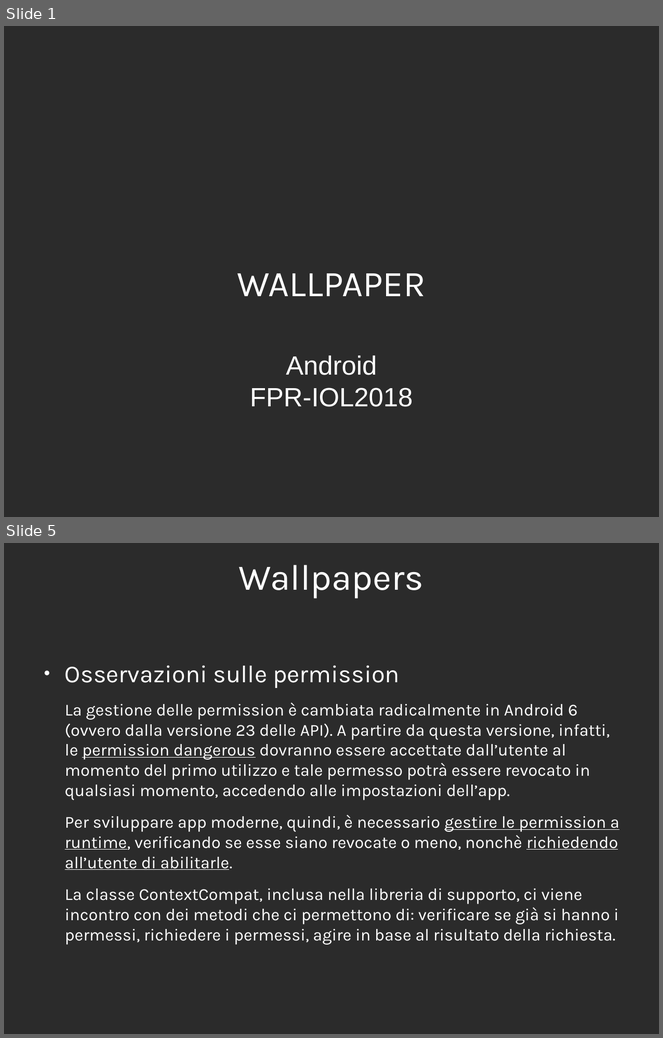
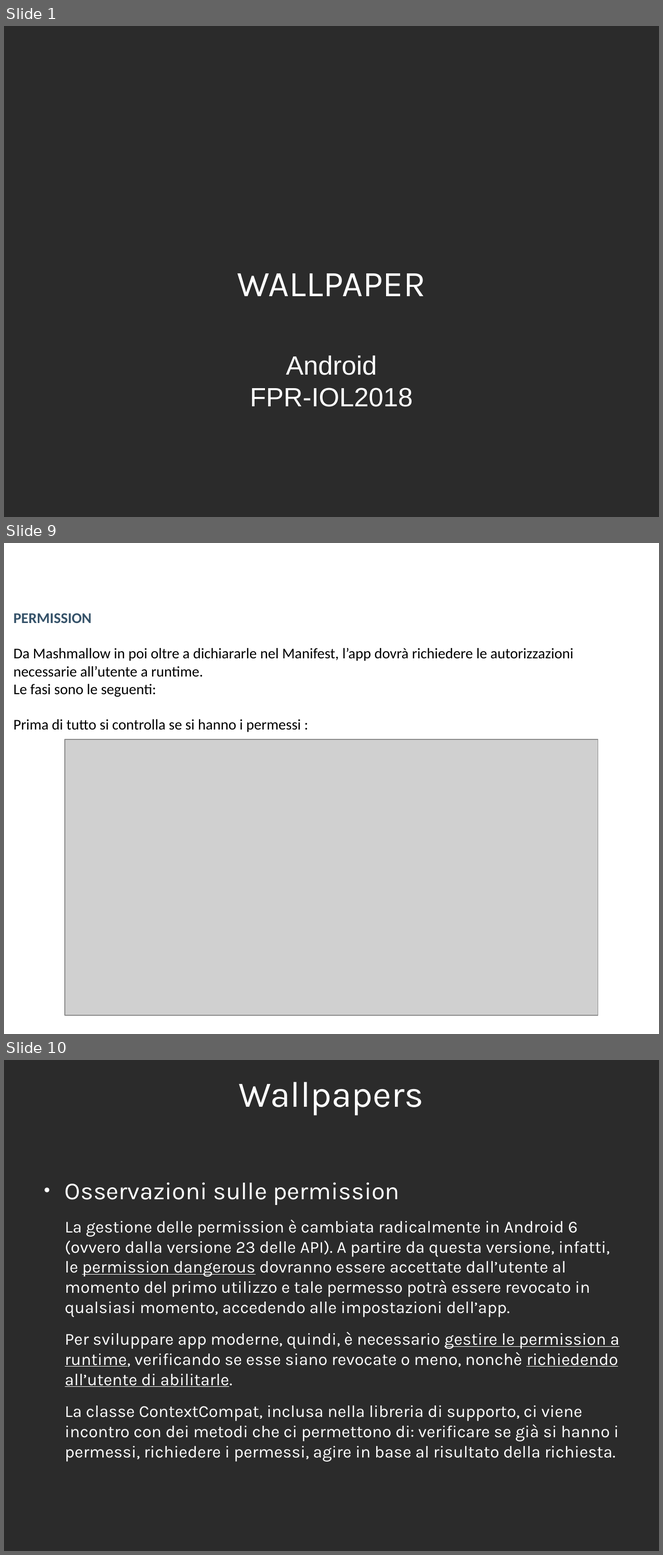
Before and after one commit to 0088024/Wallpaper_v4, a slide deck: ESONERO_WALLPAPERS_FPR-IOL2018.odp. Shown one above the other, each under a label of ours: slides 1 and 5 before the commit, slides 1, 9 and 10 after it; the slides between them are not shown. The pictures are 663x1038 and 663x1555 pixels, drawn with LibreOffice and Linux fonts; fonts in the diff are those of the drawing; grey boxes stand for pictures; background and template pictures are left out; a plain dark background stands for a picture behind light text. Boxes give left, top, right and bottom in pixels: in the first picture for what was removed or moved away, otherwise in the second. Text is boxed around its words. In the diff, an @@ line names an element or a change of style, - is before the commit and + after.

```diff
--- a/ESONERO_WALLPAPERS_FPR-IOL2018.odp
+++ b/ESONERO_WALLPAPERS_FPR-IOL2018.odp
@@ slide 9 added at [4, 543, 659, 1034], background picture (left out) @@
@@ title added at [18, 548, 594, 604], 44 pt, text #FFFFFF, bold @@
+Wallpapers
@@ subtitle added at [13, 613, 574, 732], 18 pt, text #000000 @@
+PERMISSION
+Da Mashmallow in poi oltre a dichiararle nel Manifest, l’app dovrà richiedere le autorizzazioni necessarie all’utente a runtime.
+Le fasi sono le seguenti:
+Prima di tutto si controlla se si hanno i permessi :
@@ picture added at [65, 740, 598, 1016] @@
@@ what was slide 5 is now slide 10 @@
```
Also in this commit, not shown: 4 slides changed, 4 other slides added.
